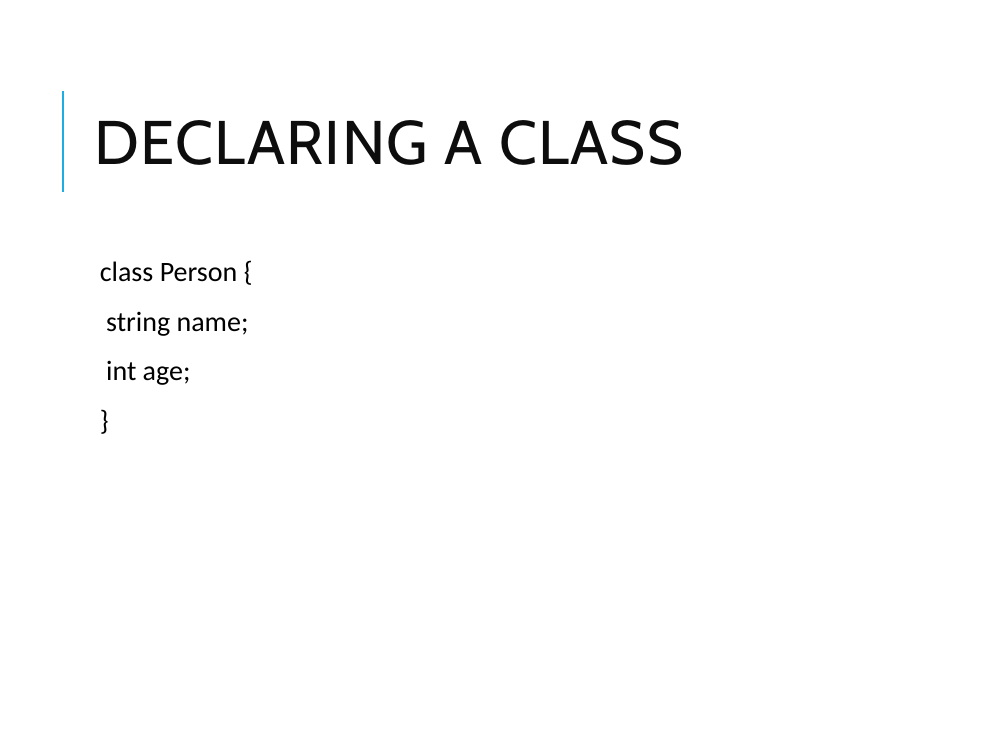
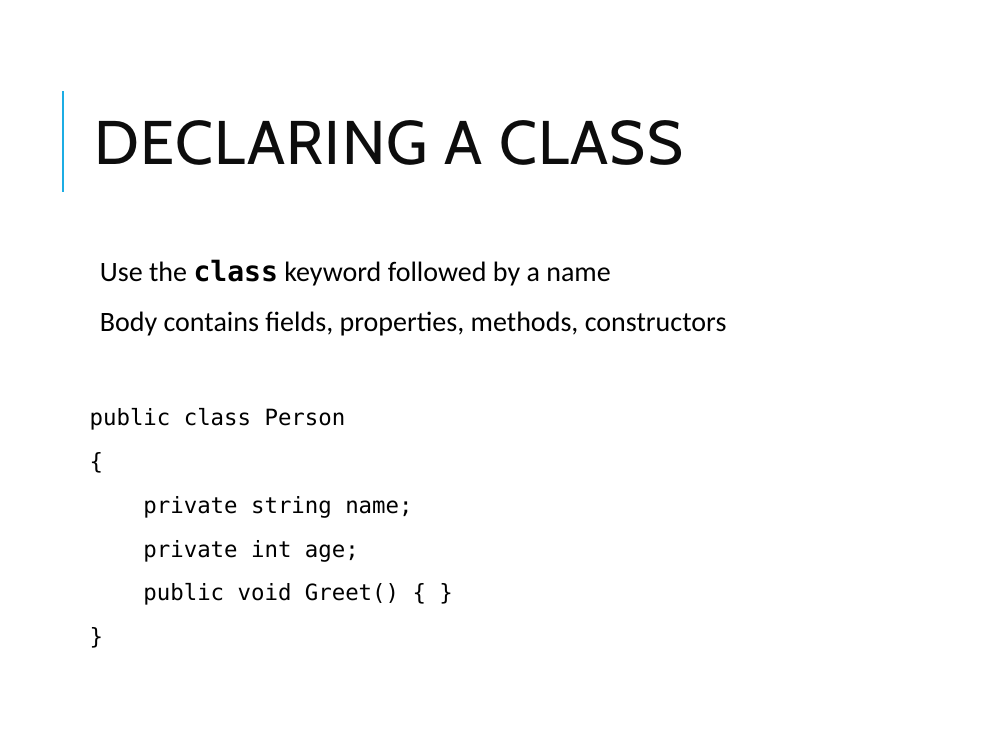
Before and after one commit to vikash-verma-profile/dotnet-epsilon-2026-May, a slide deck: slide 3 of Day-2/OOP_CSharp.pptx. Drawn at 1008x756 pixels with LibreOffice and Linux fonts; fonts in the diff are those of the drawing. Boxes give left, top, right and bottom in pixels: in the first picture for what was removed or moved away, otherwise in the second. Text is boxed around its words. In the diff, an @@ line names an element or a change of style, - is before the commit and + after.

```diff
--- a/Day-2/OOP_CSharp.pptx
+++ b/Day-2/OOP_CSharp.pptx
@@ text "Use the class keyword followed ..." at bbox=[90, 259, 727, 605]: size 20 to 16 pt, font Calibri to DejaVu Sans Mono in "}"; bullet   to none @@
@@ text at bbox=[90, 259, 727, 605]: text changed @@
-  class Person {
-  string name;
-  int age;
+  Use the class keyword followed by a name
+  Body contains fields, properties, methods, constructors
+public class Person
+{
+private string name;
+private int age;
+public void Greet() { }
```
Also in this commit, not shown: 19 other slides changed, 13 slides added, 1 slide removed, 9 other files.
